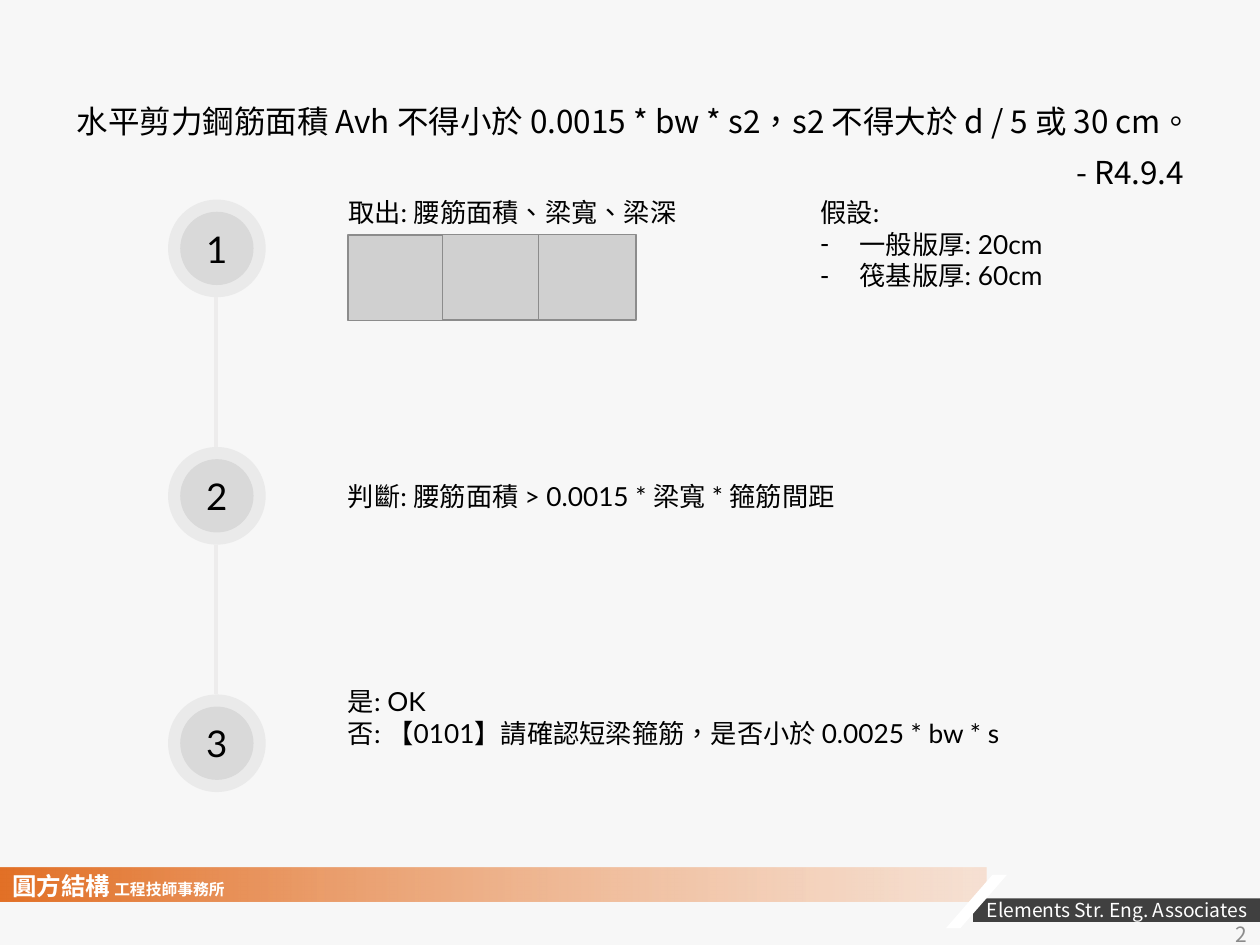
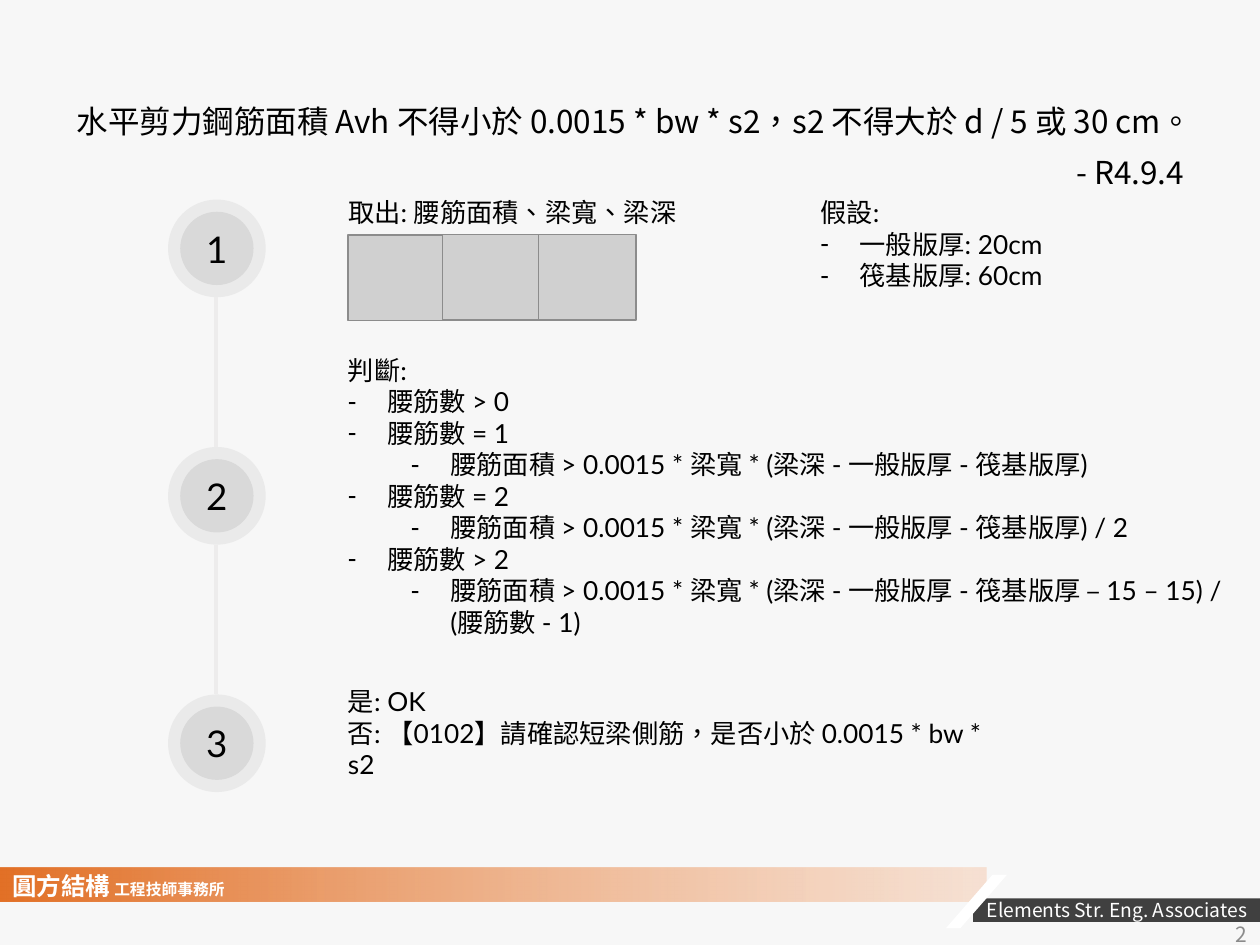
Before and after one commit to skyran1278/VbaProject, a slide deck: slide 2 of 20170524_RCScan/2018-1207 RC SCAN 說明文件.pptx. Drawn at 1260x945 pixels with LibreOffice and Linux fonts; fonts in the diff are those of the drawing; grey boxes stand for pictures; background and template pictures are left out. Boxes give left, top, right and bottom in pixels: in the first picture for what was removed or moved away, otherwise in the second. Text is boxed around its words. In the diff, an @@ line names an element or a change of style, - is before the commit and + after.

```diff
--- a/20170524_RCScan/2018-1207 RC SCAN 說明文件.pptx
+++ b/20170524_RCScan/2018-1207 RC SCAN 說明文件.pptx
@@ text at [348, 358, 1202, 636]: text changed @@
-判斷: 腰筋面積 > 0.0015 * 梁寬 * 箍筋間距
+判斷:
+– 腰筋數 > 0
+– 腰筋數 = 1
+  – 腰筋面積 > 0.0015 * 梁寬 * (梁深 - 一般版厚 - 筏基版厚)
+– 腰筋數 = 2
+  – 腰筋面積 > 0.0015 * 梁寬 * (梁深 - 一般版厚 - 筏基版厚) / 2
+– 腰筋數 > 2
+  – 腰筋面積 > 0.0015 * 梁寬 * (梁深 - 一般版厚 - 筏基版厚 – 15 – 15) / (腰筋數 - 1)
@@ text at [348, 720, 964, 746]: text changed @@
-否: 【0101】請確認短梁箍筋，是否小於 0.0025 * bw * s
+否: 【0102】請確認短梁側筋，是否小於 0.0015 * bw * s2
```
Also in this commit, not shown: 1 other slide changed, 4 slides added, 1 other file.
